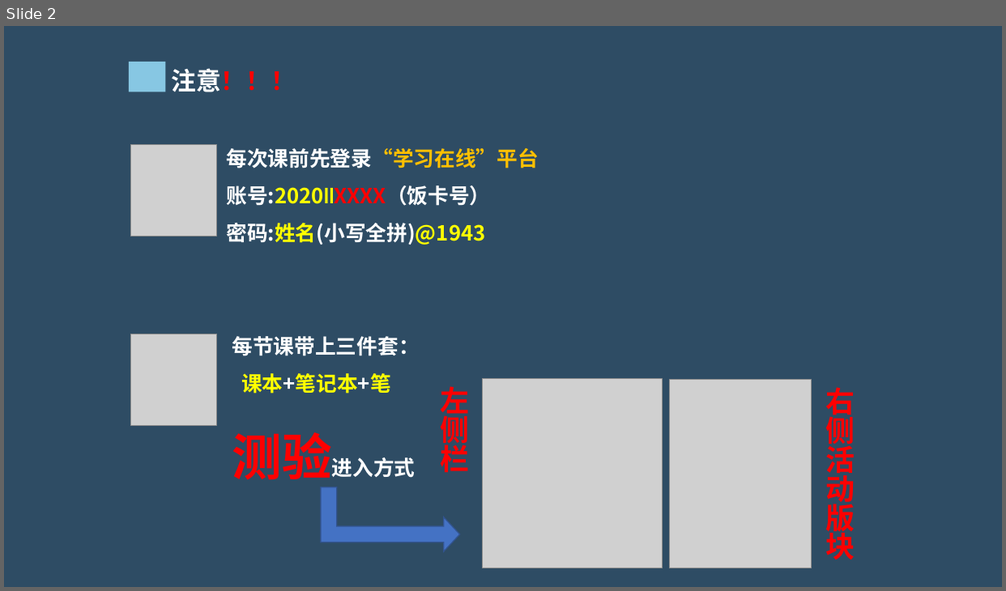
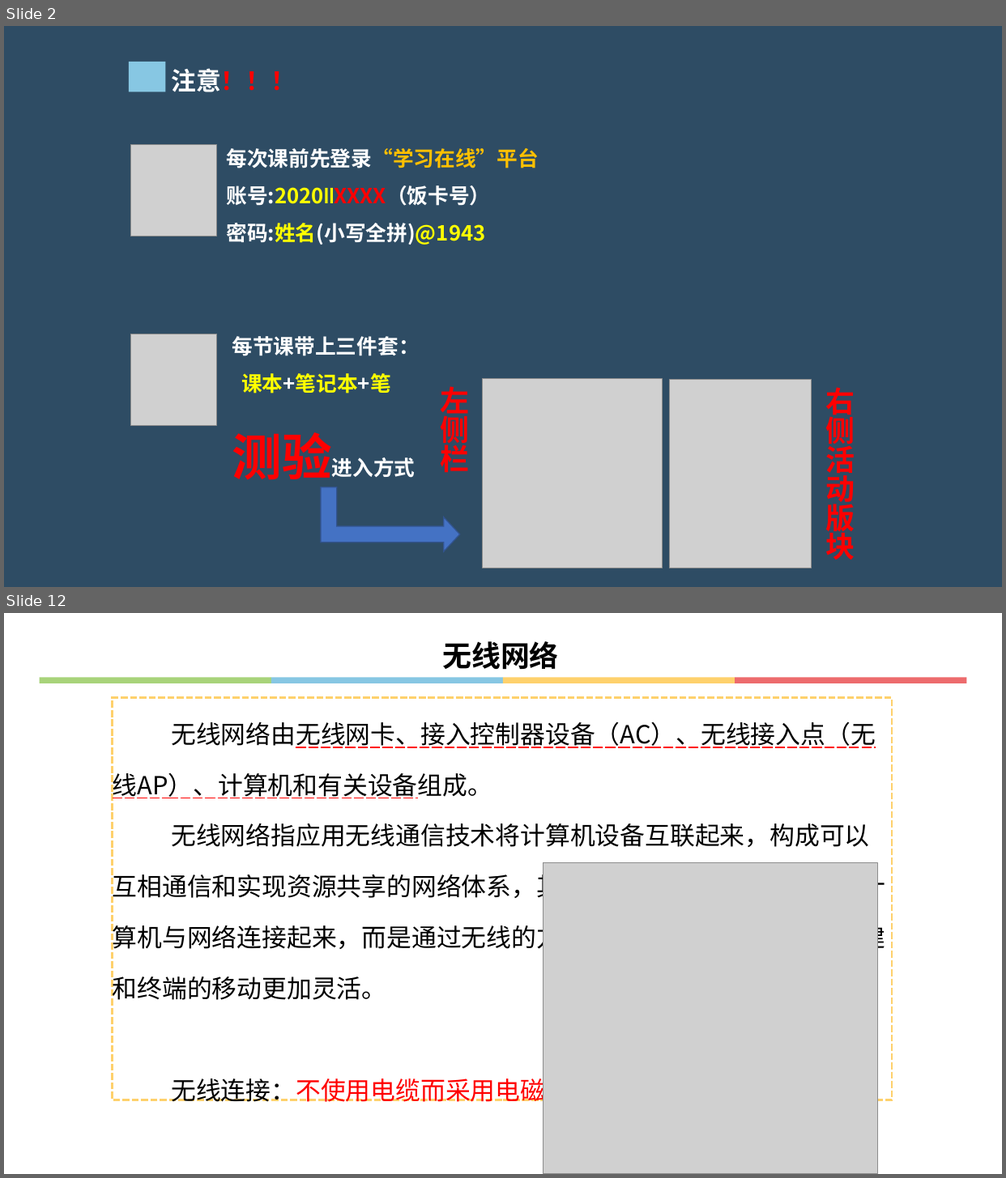
Before and after one commit to hongm32/2020design, a slide deck: 【第29课】无线局域网的组建/【第29课】无线局域网的组建.pptx. Shown one above the other, each under a label of ours: slide 2 before the commit, slides 2 and 12 after it; the slides between them are not shown. The pictures are 1006x591 and 1006x1178 pixels, drawn with LibreOffice and Linux fonts; fonts in the diff are those of the drawing; grey boxes stand for pictures. Boxes give left, top, right and bottom in pixels: in the first picture for what was removed or moved away, otherwise in the second. Text is boxed around its words. In the diff, an @@ line names an element or a change of style, - is before the commit and + after.

Commit message:
增加《【第30课】基于物联网的信息系统暨远程控制系统的组建》课件、知识梳理和在线测试题

```diff
--- a/【第29课】无线局域网的组建/【第29课】无线局域网的组建.pptx
+++ b/【第29课】无线局域网的组建/【第29课】无线局域网的组建.pptx
@@ slide 12 added at (4,613,1002,1174), background #FFFFFF @@
@@ text added at (442,641,559,670), 28 pt, text #000000, bold @@
+无线网络
@@ group added at (39,677,967,683): 4 rectangles @@
@@ rectangle added at (113,697,893,1101), outline #FED16C 2.25 pt dashed, 24 pt, text #000000 @@
+无线网络由无线网卡、接入控制器设备（AC）、无线接入点（无线AP）、计算机和有关设备组成。
+无线网络指应用无线通信技术将计算机设备互联起来，构成可以互相通信和实现资源共享的网络体系，其本质是不再使用通信电缆将计算机与网络连接起来，而是通过无线的方式连接，从而使用网络的构建和终端的移动更加灵活。
+无线连接：不使用电缆而采用电磁波将计算机与网络连接起来。
@@ picture added at (543,863,878,1174) @@
```
Also in this commit, not shown: 3 slides changed, 16 other slides added, 15 slides removed, 10 other files.
